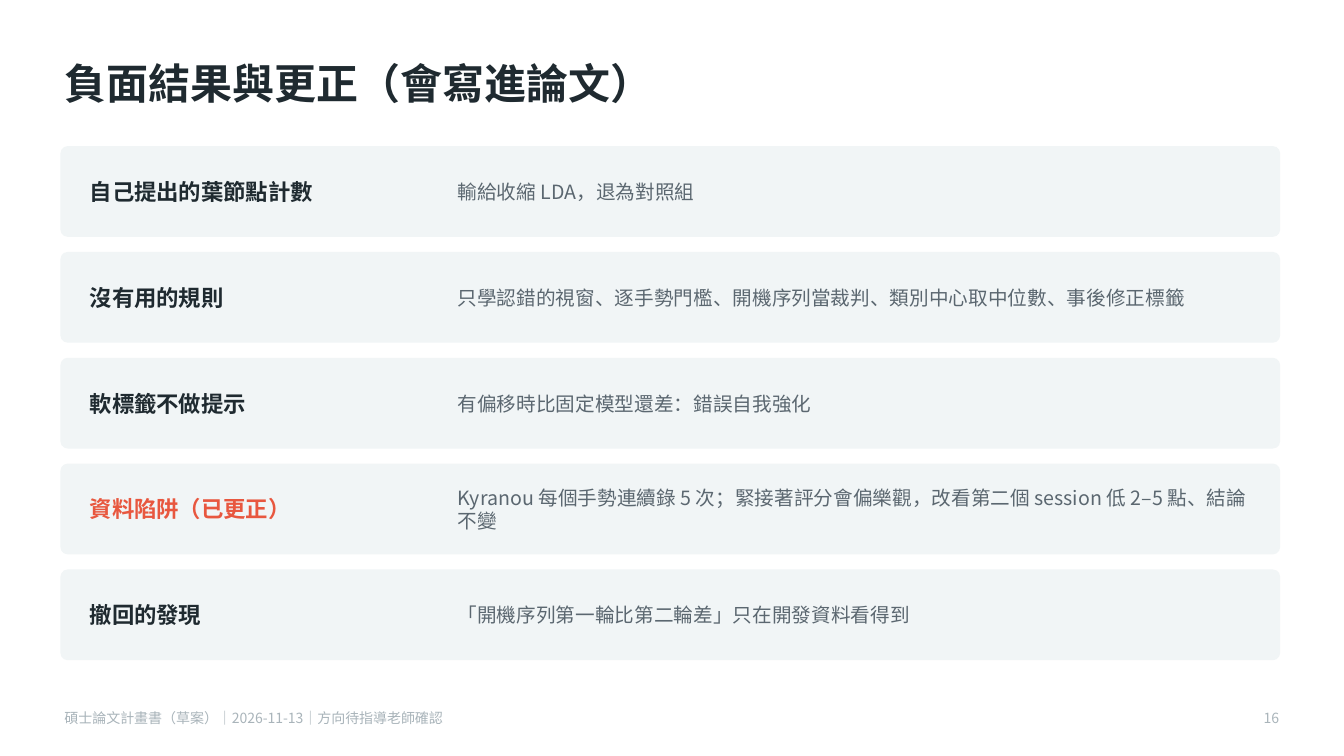
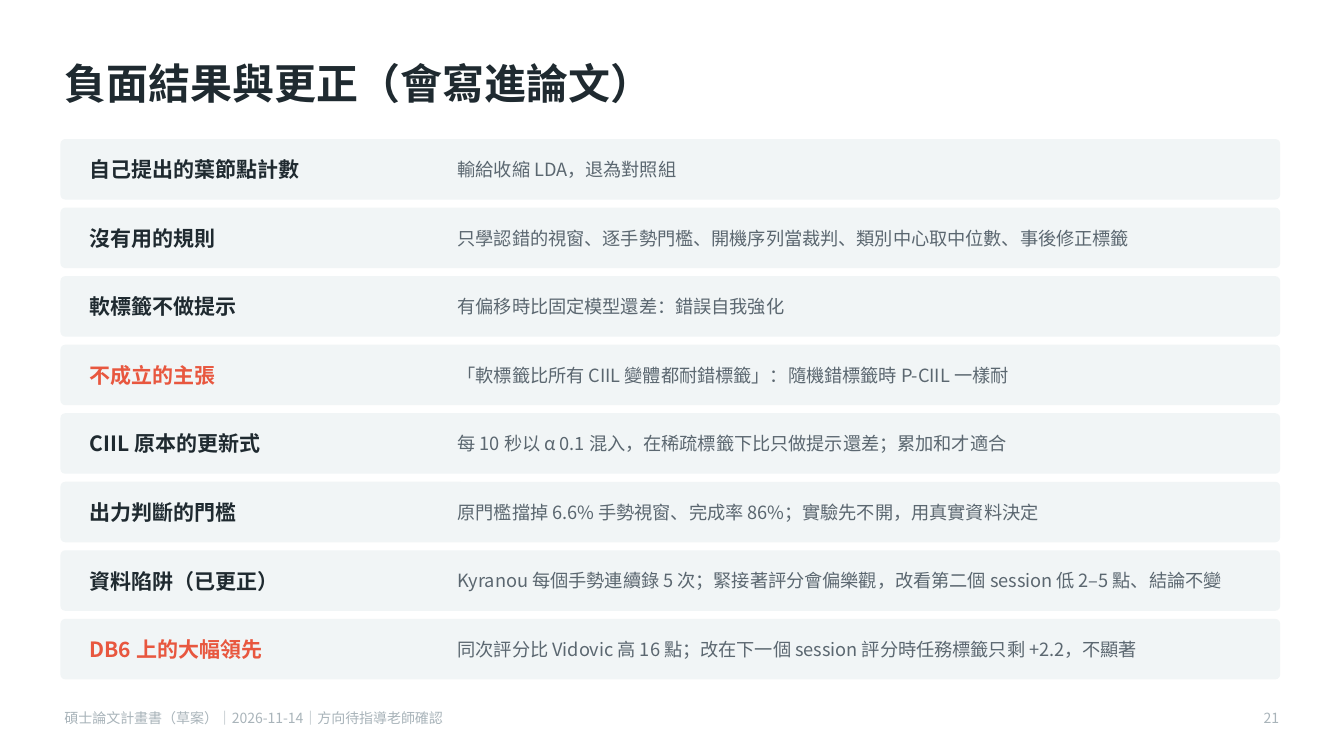
Before and after one commit to momotoofurry/pppp, a slide deck: slide 21 of docs/thesis/碩論計畫書.pptx (slide 16 before the commit). Drawn at 1344x756 pixels with LibreOffice and Linux fonts; fonts in the diff are those of the drawing. Boxes give left, top, right and bottom in pixels: in the first picture for what was removed or moved away, otherwise in the second. Text is boxed around its words. In the diff, an @@ line names an element or a change of style, - is before the commit and + after.

```diff
--- a/docs/thesis/碩論計畫書.pptx
+++ b/docs/thesis/碩論計畫書.pptx
@@ rounded rectangle resized from (x1=60, y1=146, x2=1280, y2=237) to (x1=60, y1=139, x2=1280, y2=200) @@
@@ text "自己提出的葉節點計數" moved from (x1=90, y1=181, x2=313, y2=202) to (x1=90, y1=159, x2=300, y2=179) @@
@@ text "輸給收縮 LDA，退為對照組" moved from (x1=458, y1=182, x2=695, y2=201) to (x1=458, y1=160, x2=676, y2=178) @@
@@ rounded rectangle resized from (x1=60, y1=252, x2=1280, y2=343) to (x1=60, y1=208, x2=1280, y2=268) @@
@@ text "沒有用的規則" moved from (x1=90, y1=287, x2=224, y2=308) to (x1=90, y1=228, x2=216, y2=248) @@
@@ text "只學認錯的視窗、逐手勢門檻、開機序列當裁判、類別中心取中位數、事後修正標籤" moved from (x1=458, y1=288, x2=1185, y2=307) to (x1=458, y1=229, x2=1129, y2=247) @@
@@ rounded rectangle resized from (x1=60, y1=358, x2=1280, y2=449) to (x1=60, y1=276, x2=1280, y2=337) @@
@@ size 16 to 15 pt in 3 elements at (x1=90, y1=159, x2=300, y2=179), (x1=90, y1=228, x2=216, y2=248), (x1=90, y1=296, x2=237, y2=316) @@
@@ text "軟標籤不做提示" moved from (x1=90, y1=393, x2=246, y2=414) to (x1=90, y1=296, x2=237, y2=316) @@
@@ text "有偏移時比固定模型還差：錯誤自我強化" moved from (x1=458, y1=394, x2=812, y2=413) to (x1=458, y1=297, x2=785, y2=315) @@
@@ rounded rectangle resized from (x1=60, y1=464, x2=1280, y2=555) to (x1=60, y1=345, x2=1280, y2=405) @@
@@ text added at (x1=90, y1=365, x2=216, y2=385), 15 pt, text #E8573F, bold @@
+不成立的主張
@@ text added at (x1=458, y1=366, x2=1008, y2=384), 13 pt, text #5B6770 @@
+「軟標籤比所有 CIIL 變體都耐錯標籤」：隨機錯標籤時 P-CIIL 一樣耐
@@ rounded rectangle resized from (x1=60, y1=570, x2=1280, y2=660) to (x1=60, y1=413, x2=1280, y2=474) @@
@@ text at (x1=90, y1=433, x2=260, y2=453): text changed; size 16 to 15 pt @@
-撤回的發現
+CIIL 原本的更新式
@@ text at (x1=458, y1=434, x2=1006, y2=453): text changed; size 14 to 13 pt @@
-「開機序列第一輪比第二輪差」只在開發資料看得到
+每 10 秒以 α 0.1 混入，在稀疏標籤下比只做提示還差；累加和才適合
@@ rounded rectangle added at (x1=60, y1=482, x2=1280, y2=542), fill #F1F5F6 @@
@@ text added at (x1=90, y1=502, x2=237, y2=522), 15 pt, text #1F2A30, bold @@
+出力判斷的門檻
@@ text added at (x1=458, y1=503, x2=1039, y2=522), 13 pt, text #5B6770 @@
+原門檻擋掉 6.6% 手勢視窗、完成率 86%；實驗先不開，用真實資料決定
@@ rounded rectangle added at (x1=60, y1=551, x2=1280, y2=611), fill #F1F5F6 @@
@@ text "資料陷阱（已更正）" moved from (x1=90, y1=498, x2=291, y2=519) to (x1=90, y1=571, x2=279, y2=591) @@
@@ text "資料陷阱（已更正）" at (x1=90, y1=571, x2=279, y2=591): size 16 to 15 pt, text colour #E8573F to #1F2A30 @@
@@ size 14 to 13 pt in 4 elements at (x1=458, y1=160, x2=676, y2=178), (x1=458, y1=229, x2=1129, y2=247), (x1=458, y1=297, x2=785, y2=315), (x1=458, y1=571, x2=1222, y2=591) @@
@@ text "Kyranou 每個手勢連續錄 5 次；緊接著評分會偏樂觀，改看第二個 session ..." moved from (x1=458, y1=488, x2=1245, y2=530) to (x1=458, y1=571, x2=1222, y2=591) @@
@@ rounded rectangle added at (x1=60, y1=619, x2=1280, y2=680), fill #F1F5F6 @@
@@ text added at (x1=90, y1=639, x2=262, y2=659), 15 pt, text #E8573F, bold @@
+DB6 上的大幅領先
@@ text added at (x1=458, y1=640, x2=1137, y2=659), 13 pt, text #5B6770 @@
+同次評分比 Vidovic 高 16 點；改在下一個 session 評分時任務標籤只剩 +2.2，不顯著
@@ text at (x1=64, y1=711, x2=442, y2=724): text changed @@
-碩士論文計畫書（草案）｜2026-11-13｜方向待指導老師確認
+碩士論文計畫書（草案）｜2026-11-14｜方向待指導老師確認
@@ text at (x1=1264, y1=713, x2=1280, y2=723): text changed @@
-16
+21
```
Also in this commit, not shown: 20 other slides changed, 6 slides added, 42 other files.
